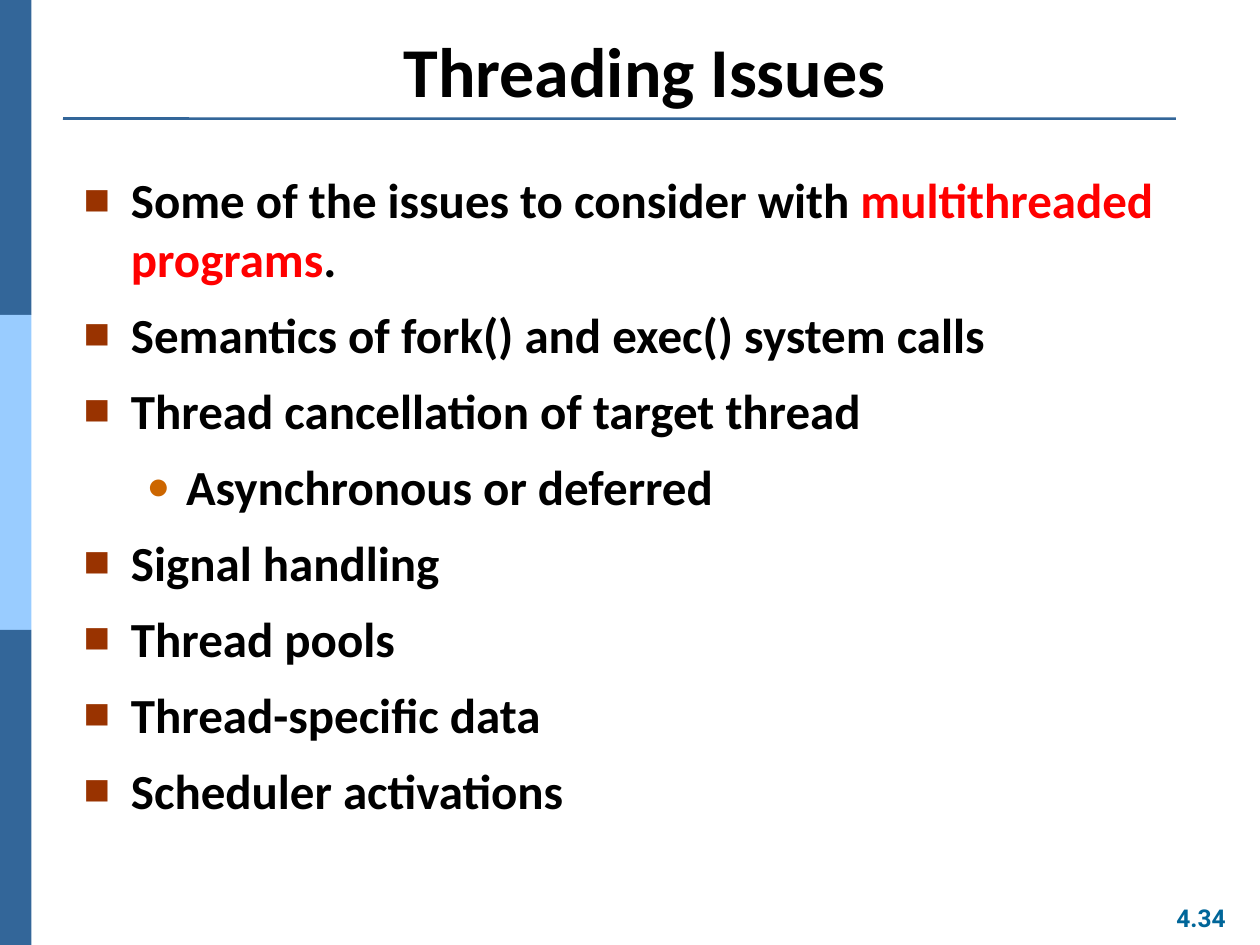
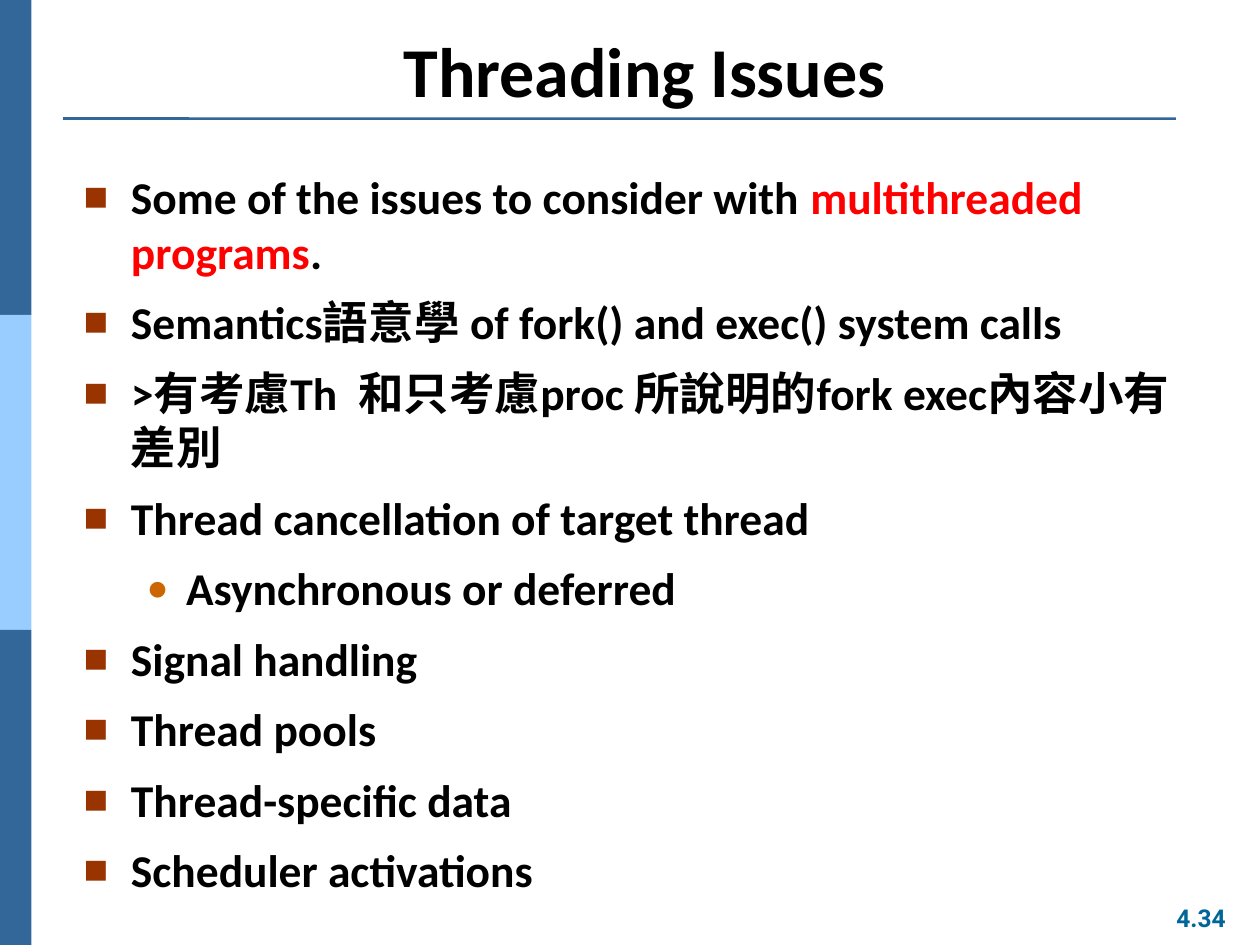
Before and after one commit to Yang09701194/OS_Learning, a slide deck: slide 34 of ch04.pptx. Drawn at 1260x945 pixels with LibreOffice and Linux fonts; fonts in the diff are those of the drawing. Boxes give left, top, right and bottom in pixels: in the first picture for what was removed or moved away, otherwise in the second. Text is boxed around its words. In the diff, an @@ line names an element or a change of style, - is before the commit and + after.

```diff
--- a/ch04.pptx
+++ b/ch04.pptx
@@ text at [131,182,1082,888]: size 28 to 26 pt in "Some of the issues to consider with ...", "Thread cancellation of target thread", "Asynchronous or deferred", "Signal handling" and 3 more places @@
@@ text at [131,301,1062,417]: text changed; size 28 to 26 pt @@
-■ Semantics of fork() and exec() system calls
+■ Semantics語意學 of fork() and exec() system calls
+■ >有考慮Th 和只考慮proc 所說明的fork exec內容小有差別
```
Also in this commit, not shown: 6 other slides changed.
